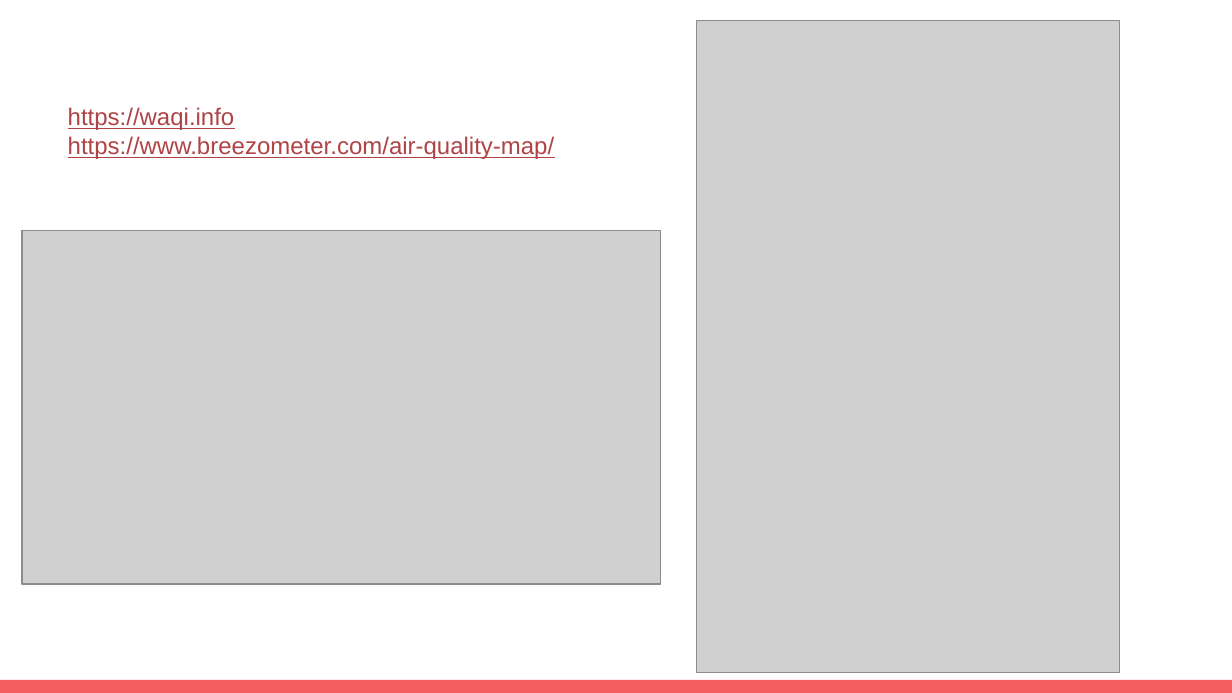
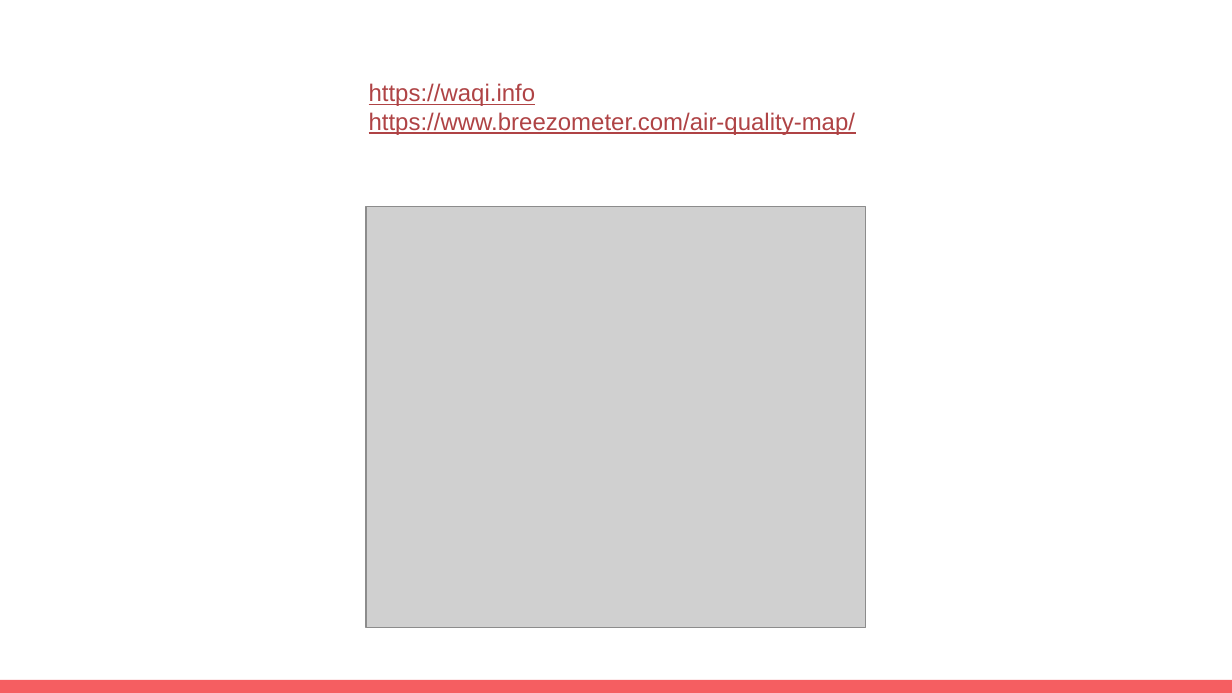
Before and after one commit to michellewongi/Music-Video, a slide deck: slide 7 of Roundtable Presentation/Roundtable Presentations.pptx. Drawn at 1232x693 pixels with LibreOffice and Linux fonts; fonts in the diff are those of the drawing; grey boxes stand for pictures. Boxes give left, top, right and bottom in pixels: in the first picture for what was removed or moved away, otherwise in the second. Text is boxed around its words. In the diff, an @@ line names an element or a change of style, - is before the commit and + after.

```diff
--- a/Roundtable Presentation/Roundtable Presentations.pptx
+++ b/Roundtable Presentation/Roundtable Presentations.pptx
@@ picture removed at bbox=[696, 21, 1119, 673] @@
@@ text "https://waqi.info": place and size @@
-text "https://waqi.info" at bbox=[68, 107, 554, 159]
+text "https://waqi.info" at bbox=[369, 83, 855, 135]
@@ picture added at bbox=[366, 206, 866, 627] @@
@@ picture removed at bbox=[22, 230, 660, 584] @@
```
Also in this commit, not shown: 2 other slides changed, 2 slides added, 2 slides removed, 2 other files.
